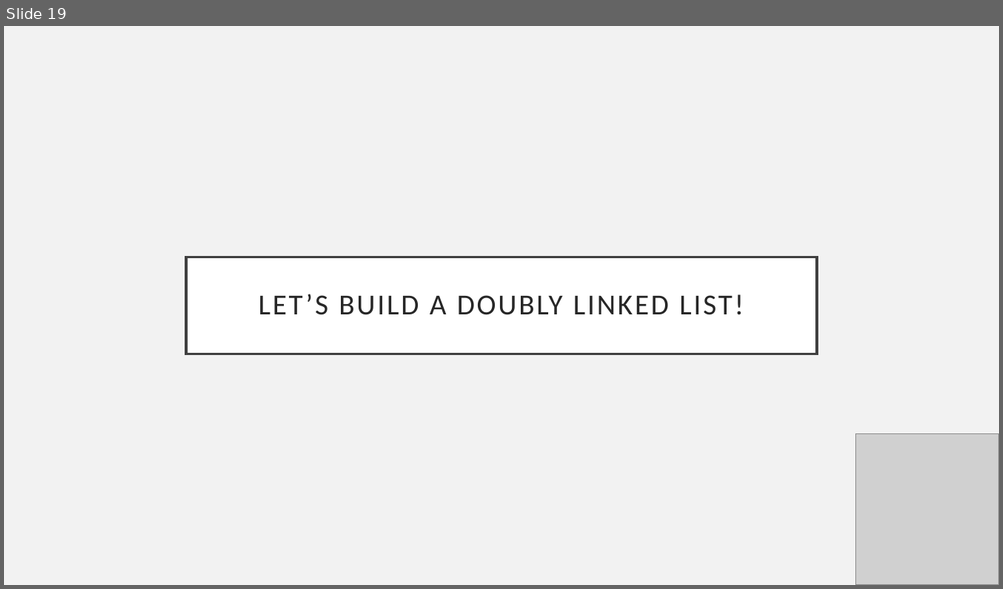
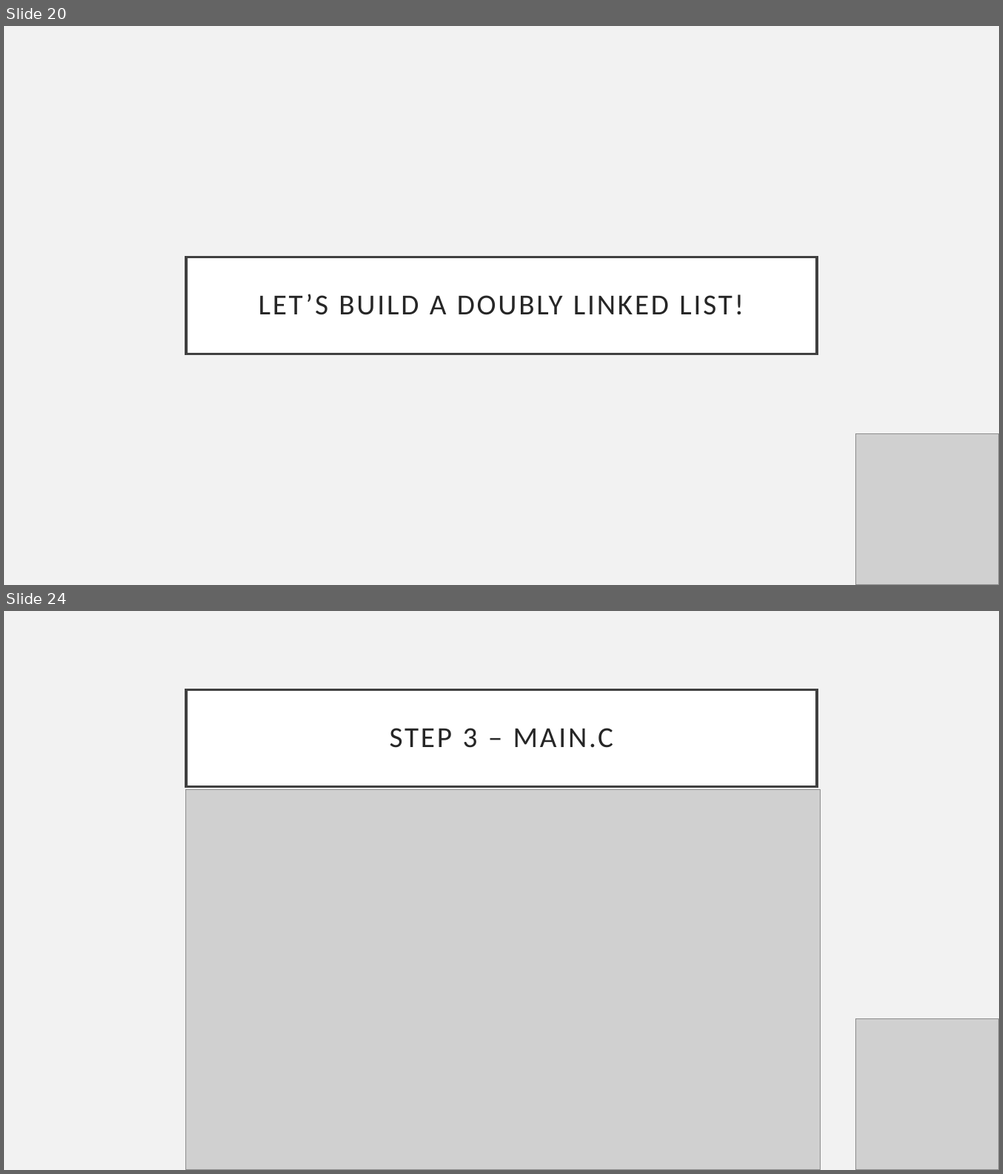
Before and after one commit to SLHCC/c-workshop, a slide deck: ppt/C Workshop.pptx. Shown one above the other, each under a label of ours: slide 19 before the commit, slides 20 and 24 after it; the slides between them are not shown. The pictures are 1003x589 and 1003x1174 pixels, drawn with LibreOffice and Linux fonts; fonts in the diff are those of the drawing; grey boxes stand for pictures. Boxes give left, top, right and bottom in pixels: in the first picture for what was removed or moved away, otherwise in the second. Text is boxed around its words. In the diff, an @@ line names an element or a change of style, - is before the commit and + after.

```diff
--- a/ppt/C Workshop.pptx
+++ b/ppt/C Workshop.pptx
@@ slide 24 added at (x1=4, y1=611, x2=999, y2=1170), background #F2F2F2 @@
@@ title added at (x1=186, y1=689, x2=817, y2=786), fill #FFFFFF, outline #404040 2.5 pt, 28 pt, text #262626 @@
+STEP 3 – MAIN.C
@@ picture added at (x1=186, y1=790, x2=820, y2=1170) @@
@@ picture added at (x1=855, y1=1019, x2=999, y2=1170) @@
@@ what was slide 19 is now slide 20 @@
```
Also in this commit, not shown: 1 slide changed, 5 other slides added, 1 other file.
